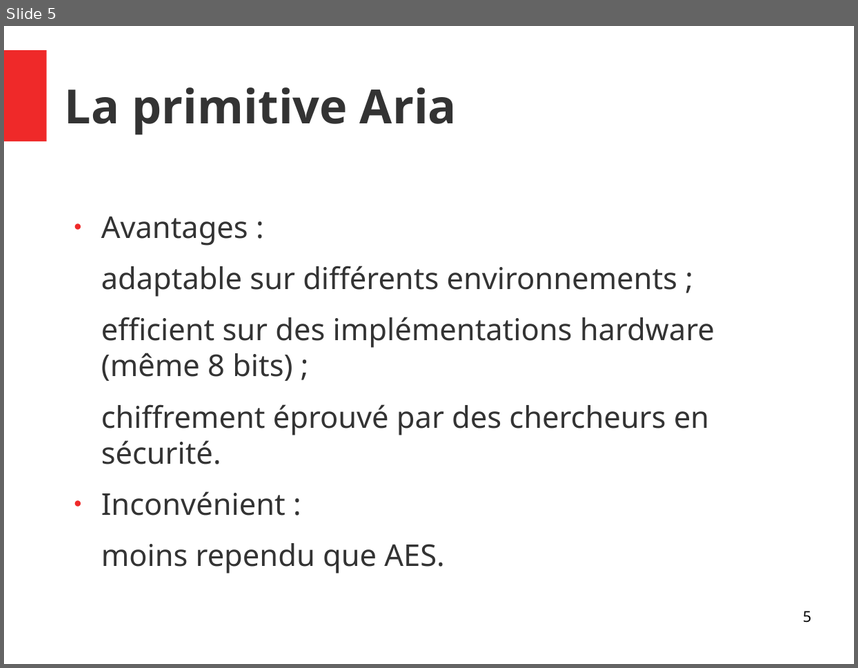
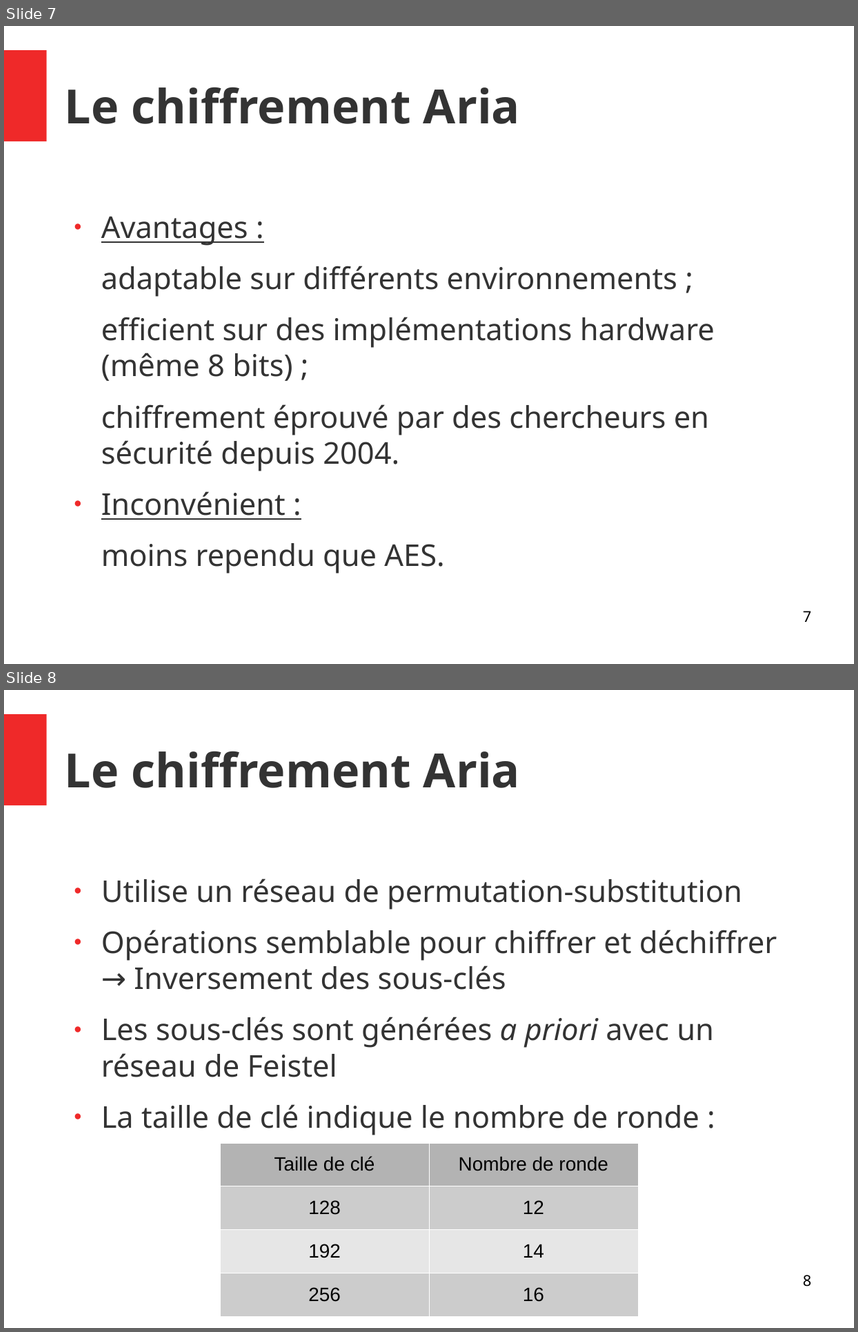
Before and after one commit to Allard-Chris/Aria, a slide deck: docs/[M2CSI]_ICP_Aria_Allard_Aulagnier.odp. Shown one above the other, each under a label of ours: slide 5 before the commit, slides 7 and 8 after it. The pictures are 858x668 and 858x1332 pixels, drawn with LibreOffice and Linux fonts; fonts in the diff are those of the drawing. Boxes give left, top, right and bottom in pixels: in the first picture for what was removed or moved away, otherwise in the second. Text is boxed around its words. In the diff, an @@ line names an element or a change of style, - is before the commit and + after.

```diff
--- a/docs/[M2CSI]_ICP_Aria_Allard_Aulagnier.odp
+++ b/docs/[M2CSI]_ICP_Aria_Allard_Aulagnier.odp
@@ slide 8 added at (4, 690, 854, 1328), background #FFFFFF; not listed: 1 template element that a slide beside it also shows @@
@@ title added at (65, 751, 520, 788), 44 pt, text #333333, bold @@
+Le chiffrement Aria
@@ text added at (101, 878, 777, 1135), 28 pt, text #333333 @@
+● Utilise un réseau de permutation-substitution
+● Opérations semblable pour chiffrer et déchiffrer → Inversement des sous-clés
+● Les sous-clés sont générées a priori avec un réseau de Feistel
+● La taille de clé indique le nombre de ronde :
@@ table added at (220, 1143, 638, 1317), 4 rows, 2 columns @@
+Taille de clé | Nombre de ronde
+128 | 12
+192 | 14
+256 | 16
@@ page number added at (803, 1274, 811, 1286), 14 pt, text #000000 @@
+8
@@ what was slide 5 is now slide 7 @@
@@ slide 7 changed as well @@
@@ title at (65, 87, 520, 124): text changed @@
-La primitive Aria
+Le chiffrement Aria
@@ text at (101, 216, 286, 519): underline on in "Avantages :", "Inconvénient :" @@
@@ text at (101, 404, 709, 471): text changed @@
-chiffrement éprouvé par des chercheurs en sécurité.
+chiffrement éprouvé par des chercheurs en sécurité depuis 2004.
@@ page number at (803, 610, 811, 621): text changed @@
-5
+7
```
Also in this commit, not shown: 6 other slides changed, 14 other slides added, 3 slides removed, 3 other files.
